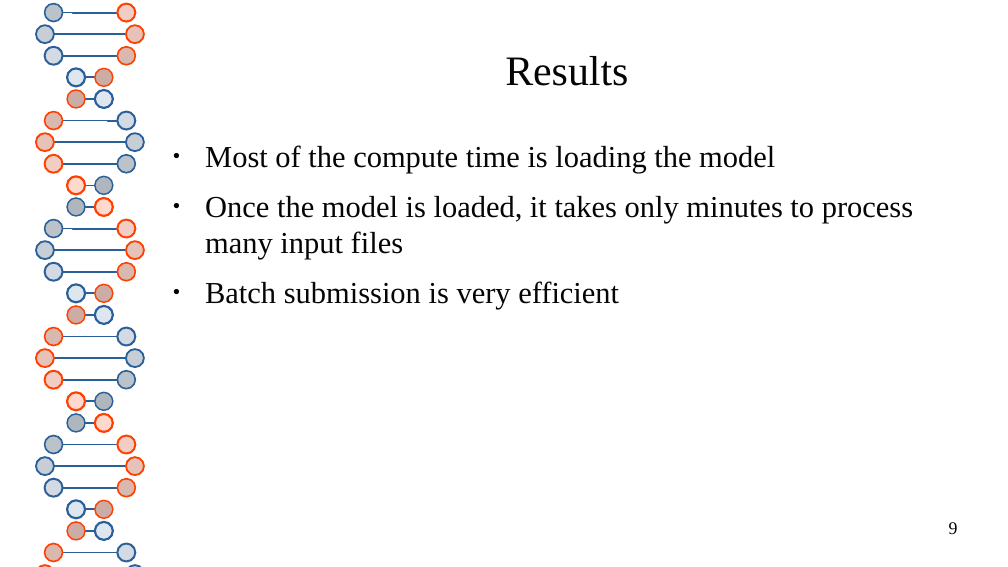
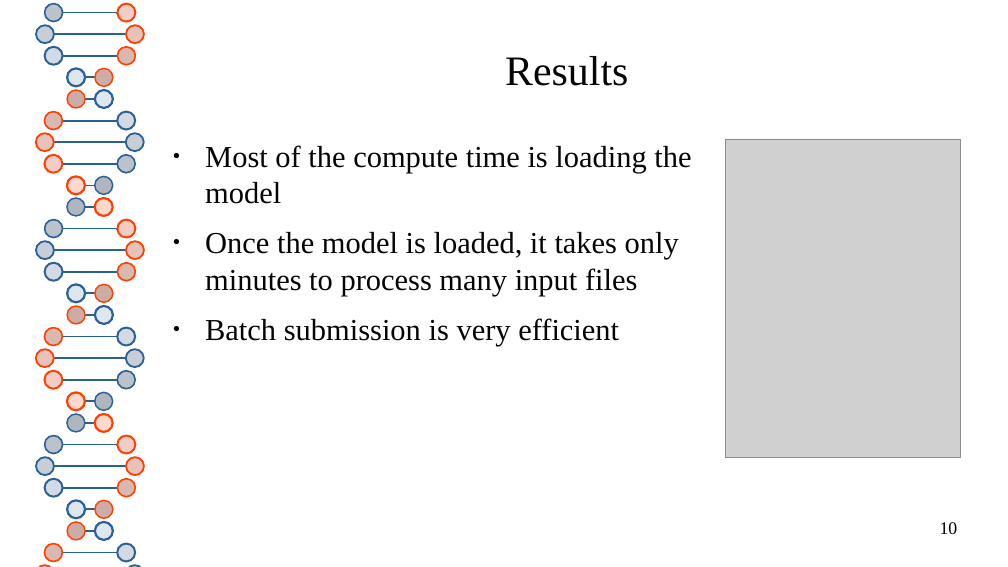
Before and after one commit to ncsa/llmflux-workshop, a slide deck: slide 10 of presenter/slides.pptx (slide 9 before the commit). Drawn at 1008x567 pixels with LibreOffice and Linux fonts; fonts in the diff are those of the drawing; grey boxes stand for pictures. Boxes give left, top, right and bottom in pixels: in the first picture for what was removed or moved away, otherwise in the second. Text is boxed around its words. In the diff, an @@ line names an element or a change of style, - is before the commit and + after.

```diff
--- a/presenter/slides.pptx
+++ b/presenter/slides.pptx
@@ text "Most of the compute time ..." rewrapped from (x1=205, y1=145, x2=913, y2=310) to (x1=205, y1=145, x2=691, y2=346) @@
@@ picture added at (x1=726, y1=139, x2=960, y2=457) @@
@@ page number at (x1=940, y1=522, x2=958, y2=534): text changed @@
-9
+10
```
Also in this commit, not shown: 10 other slides changed, 1 slide added, 1 other file.
